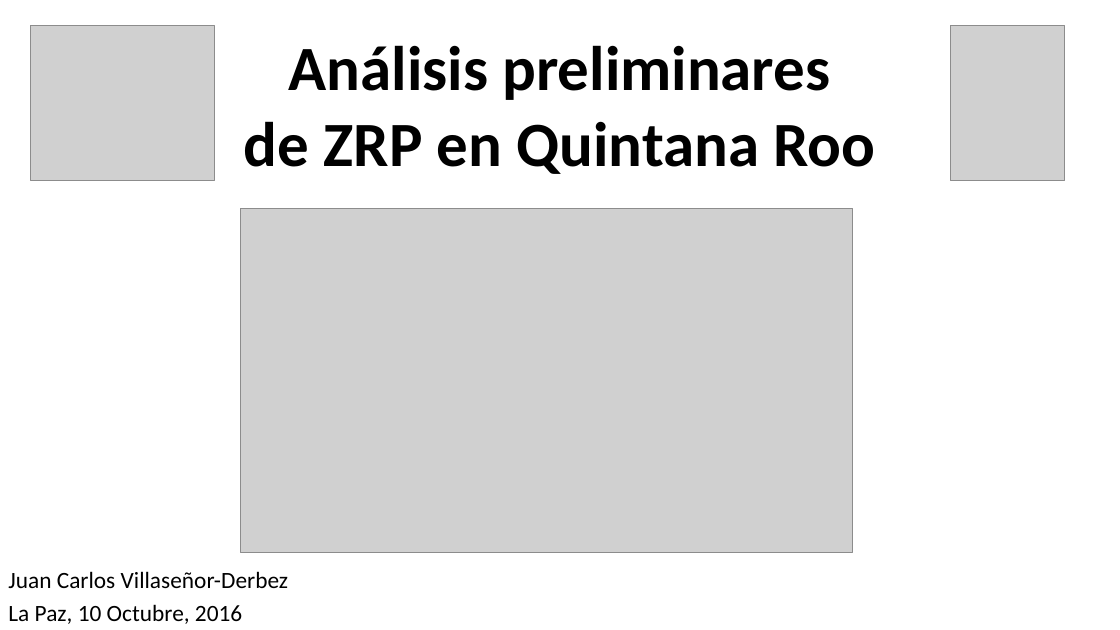
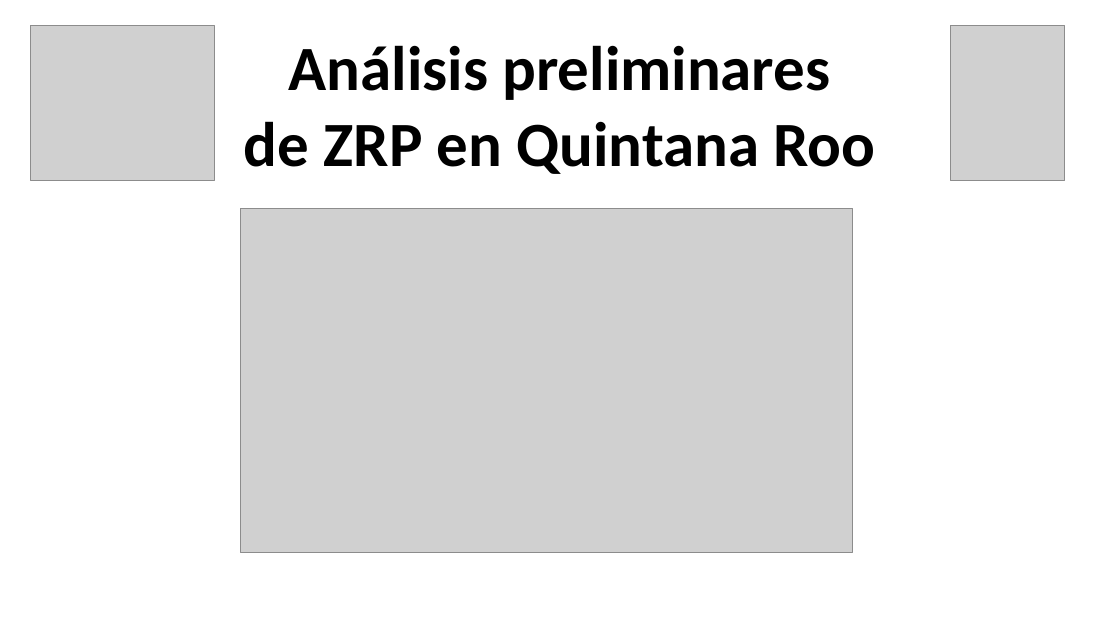
Before and after one commit to turfeffect/Docs, a slide deck: slide 1 of Presentations/Workshop in Mexico/Mexico Workshop.pptx. Drawn at 1120x630 pixels with LibreOffice and Linux fonts; fonts in the diff are those of the drawing; grey boxes stand for pictures. Boxes give left, top, right and bottom in pixels: in the first picture for what was removed or moved away, otherwise in the second. Text is boxed around its words. In the diff, an @@ line names an element or a change of style, - is before the commit and + after.

```diff
--- a/Presentations/Workshop in Mexico/Mexico Workshop.pptx
+++ b/Presentations/Workshop in Mexico/Mexico Workshop.pptx
@@ subtitle removed at (8, 571, 289, 624) @@
-Juan Carlos Villaseñor-Derbez
-La Paz, 10 Octubre, 2016
```
Also in this commit, not shown: 4 other slides changed, 9 slides removed, 31 other files.
